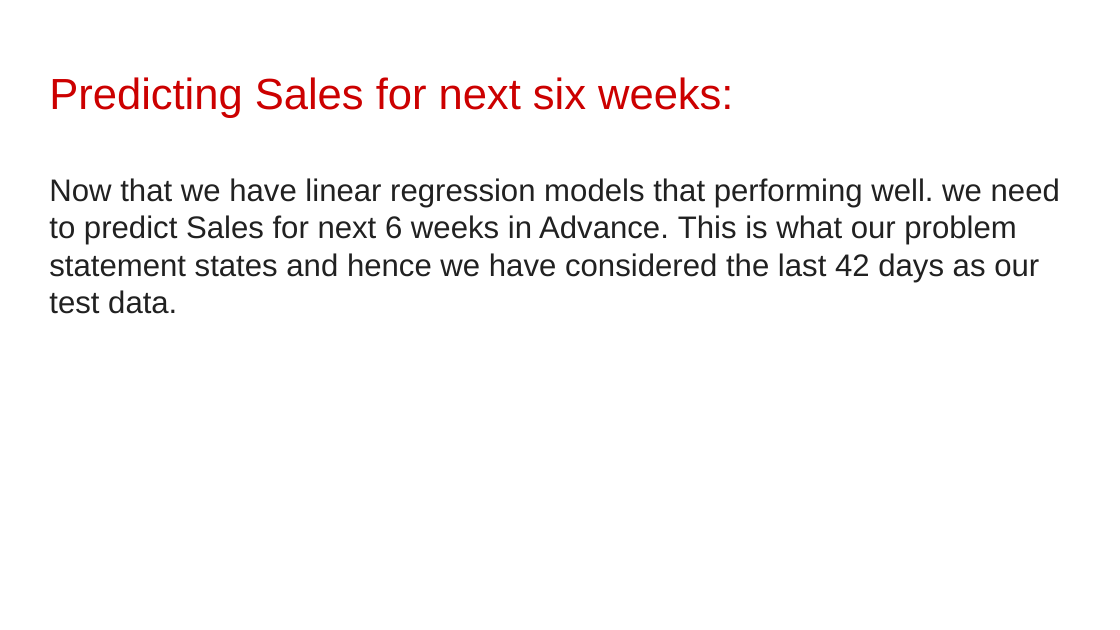
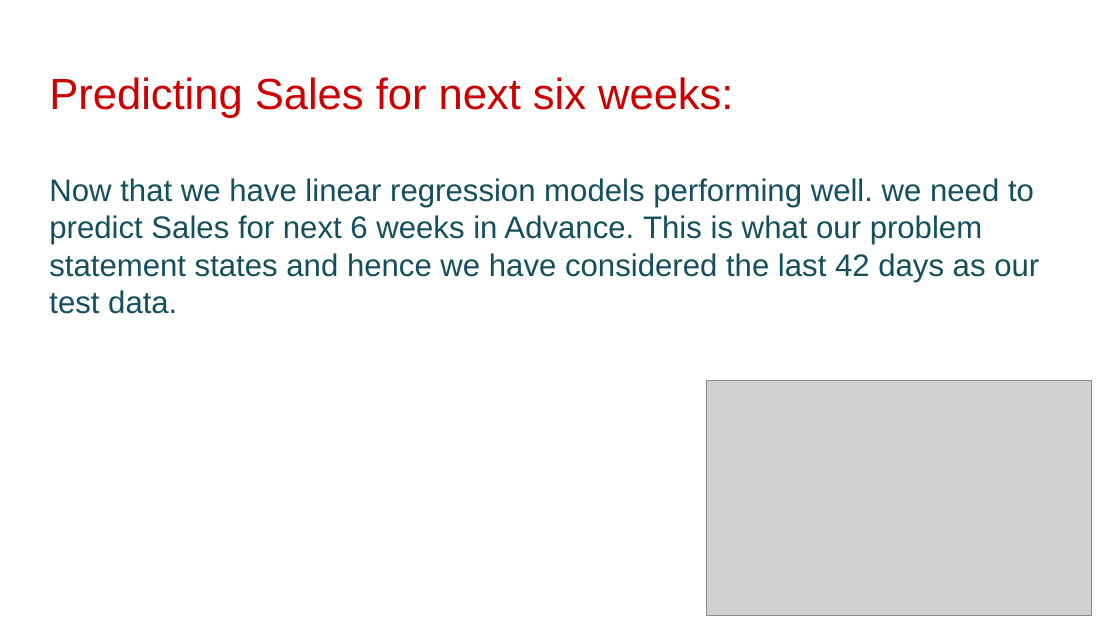
Before and after one commit to hrithikwel8/Rossmann_Sales_Prediction, a slide deck: slide 32 of CapstoneProjectTemplate-210213-230632.pptx. Drawn at 1120x630 pixels with LibreOffice and Linux fonts; fonts in the diff are those of the drawing; grey boxes stand for pictures; background and template pictures are left out. Boxes give left, top, right and bottom in pixels: in the first picture for what was removed or moved away, otherwise in the second. Text is boxed around its words. In the diff, an @@ line names an element or a change of style, - is before the commit and + after.

```diff
--- a/CapstoneProjectTemplate-210213-230632.pptx
+++ b/CapstoneProjectTemplate-210213-230632.pptx
@@ title at (x1=49, y1=77, x2=1039, y2=314): text changed; text colour #212121 to #134F5C @@
-Predicting Sales for next six weeks:
-Now that we have linear regression models that performing well. we need to predict Sales for next 6 weeks in Advance. This is what our problem statement states and hence we have considered the last 42 days as our test data.
+Predicting Sales for next six weeks:
+Now that we have linear regression models performing well. we need to predict Sales for next 6 weeks in Advance. This is what our problem statement states and hence we have considered the last 42 days as our test data.
@@ picture added at (x1=707, y1=380, x2=1091, y2=615) @@
```
Also in this commit, not shown: 10 other slides changed.
